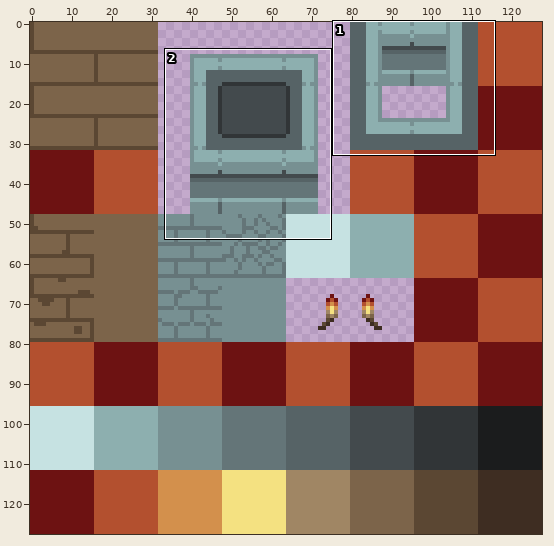
One commit to this sprite sheet: Assets/Sprites/LD48.png. Above, an overview of the earlier version with the close-up marked.
Close-up. As it was:
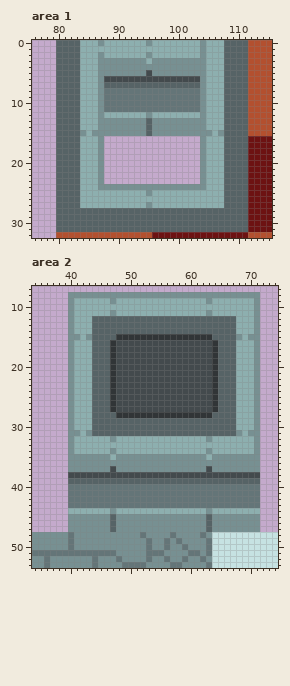
The file is 128x128 pixels. Shown: area 1: x 76..115, y 0..32; area 2: x 34..74, y 7..53.
Once edited:
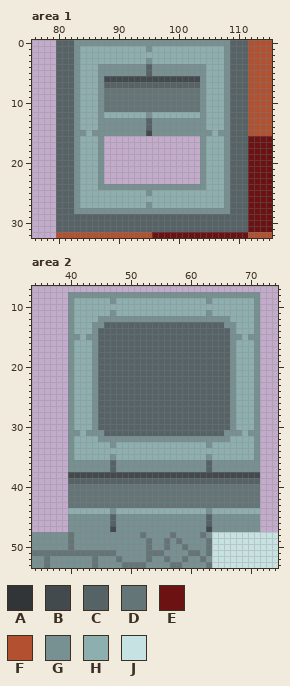
Palette (. is transparent): A #313537  B #434a4d  C #566366  D #647578  E #6d1212  F #b3502f  G #779092  H #8dafaf  J #c6e2e2
What changed:
--- area 1
@@ x 76..115 @@
- 0 ....CCCCHHHGHHHHHHHGHHHHHHHHGHHHCCCCFFFF
- 1 ....CCCCHHHHHHHHHHHHHHHHHHHHGHHHCCCCFFFF
- 2 ....CCCCHHHGHHHHHHHGHHHHHHHHGHHHCCCCFFFF
- 3 ....CCCCHHHGGGGGGGGHGGGGGGGGGHHHCCCCFFFF
- 4 ....CCCCHHHGGGGGGGGGGGGGGGGGGHHHCCCCFFFF
- 5 ....CCCCHHHGGGGGGGGBGGGGGGGGGHHHCCCCFFFF
- 6 ....CCCCHHHGBBBBBBBBBBBBBBBBGHHHCCCCFFFF
- 7 ....CCCCHHHGCCCCCCCCCCCCCCCCGHHHCCCCFFFF
- 8 ....CCCCHHHGDDDDDDDDDDDDDDDDGHHHCCCCFFFF
- 9 ....CCCCHHHGDDDDDDDDDDDDDDDDGHHHCCCCFFFF
-10 ....CCCCHHHGDDDDDDDDDDDDDDDDGHHHCCCCFFFF
-11 ....CCCCHHHGDDDDDDDDDDDDDDDDGHHHCCCCFFFF
-12 ....CCCCHHHGHHHHHHHGHHHHHHHHGHHHCCCCFFFF
-13 ....CCCCHHHGGGGGGGGCGGGGGGGGGHHHCCCCFFFF
-14 ....CCCCHHHGGGGGGGGCGGGGGGGGGHHHCCCCFFFF
-15 ....CCCCGHGGGGGGGGGCGGGGGGGGGGHGCCCCFFFF
-16 ....CCCCHHHG................GHHHCCCCEEEE
-17 ....CCCCHHHG................GHHHCCCCEEEE
-18 ....CCCCHHHG................GHHHCCCCEEEE
-19 ....CCCCHHHG................GHHHCCCCEEEE
-20 ....CCCCHHHG................GHHHCCCCEEEE
-21 ....CCCCHHHG................GHHHCCCCEEEE
-22 ....CCCCHHHG................GHHHCCCCEEEE
-23 ....CCCCHHHG................GHHHCCCCEEEE
-24 ....CCCCHHHGGGGGGGGGGGGGGGGGGHHHCCCCEEEE
-25 ....CCCCHHHHHHHHHHHGHHHHHHHHHHHHCCCCEEEE
-26 ....CCCCHHHHHHHHHHHHHHHHHHHHHHHHCCCCEEEE
-27 ....CCCCHHHHHHHHHHHGHHHHHHHHHHHHCCCCEEEE
-28 ....CCCCCCCCCCCCCCCCCCCCCCCCCCCCCCCCEEEE
+ 0 ....CCCGGGGGGGGGGGGGGGGGGGGGGGGGGCCCFFFF
+ 1 ....CCCGHHHHHHHHHHHGHHHHHHHHHHHHGCCCFFFF
+ 2 ....CCCGHHHHHHHHHHHHHHHHHHHHHHHHGCCCFFFF
+ 3 ....CCCGHHHHHHHHHHHGHHHHHHHHHHHHGCCCFFFF
+ 4 ....CCCGHHHGGGGGGGGCGGGGGGGGGHHHGCCCFFFF
+ 5 ....CCCGHHHGGGGGGGGCGGGGGGGGGHHHGCCCFFFF
+ 6 ....CCCGHHHGBBBBBBBBBBBBBBBBGHHHGCCCFFFF
+ 7 ....CCCGHHHGCCCCCCCCCCCCCCCCGHHHGCCCFFFF
+ 8 ....CCCGHHHGDDDDDDDDDDDDDDDDGHHHGCCCFFFF
+ 9 ....CCCGHHHGDDDDDDDDDDDDDDDDGHHHGCCCFFFF
+10 ....CCCGHHHGDDDDDDDDDDDDDDDDGHHHGCCCFFFF
+11 ....CCCGHHHGDDDDDDDDDDDDDDDDGHHHGCCCFFFF
+12 ....CCCGHHHGHHHHHHHGHHHHHHHHGHHHGCCCFFFF
+13 ....CCCGHHHGGGGGGGGCGGGGGGGGGHHHGCCCFFFF
+14 ....CCCGHHHGGGGGGGGCGGGGGGGGGHHHGCCCFFFF
+15 ....CCCGGHGGGGGGGGGBGGGGGGGGGGHGGCCCFFFF
+16 ....CCCGHHHG................GHHHGCCCEEEE
+17 ....CCCGHHHG................GHHHGCCCEEEE
+18 ....CCCGHHHG................GHHHGCCCEEEE
+19 ....CCCGHHHG................GHHHGCCCEEEE
+20 ....CCCGHHHG................GHHHGCCCEEEE
+21 ....CCCGHHHG................GHHHGCCCEEEE
+22 ....CCCGHHHG................GHHHGCCCEEEE
+23 ....CCCGHHHG................GHHHGCCCEEEE
+24 ....CCCGHHHGGGGGGGGGGGGGGGGGGHHHGCCCEEEE
+25 ....CCCGHHHHHHHHHHHGHHHHHHHHHHHHGCCCEEEE
+26 ....CCCGHHHHHHHHHHHHHHHHHHHHHHHHGCCCEEEE
+27 ....CCCGHHHHHHHHHHHGHHHHHHHHHHHHGCCCEEEE
+28 ....CCCGGGGGGGGGGGGGGGGGGGGGGGGGGCCCEEEE
 29 ....CCCCCCCCCCCCCCCCCCCCCCCCCCCCCCCCEEEE
--- area 2
@@ x 34..74 @@
 11 ......GHHHHHHGHHHHHHHHHHHHHHHGHHHHHHHG...
-12 ......GHHHCCCCCCCCCCCCCCCCCCCCCCCCHHHG...
-13 ......GHHHCCCCCCCCCCCCCCCCCCCCCCCCHHHG...
-14 ......GHHHCCCCCCCCCCCCCCCCCCCCCCCCHHHG...
-15 ......GGHGCCCCAAAAAAAAAAAAAAAACCCCGHGG...
-16 ......GHHHCCCABBBBBBBBBBBBBBBBACCCHHHG...
-17 ......GHHHCCCABBBBBBBBBBBBBBBBACCCHHHG...
-18 ......GHHHCCCABBBBBBBBBBBBBBBBACCCHHHG...
-19 ......GHHHCCCABBBBBBBBBBBBBBBBACCCHHHG...
-20 ......GHHHCCCABBBBBBBBBBBBBBBBACCCHHHG...
-21 ......GHHHCCCABBBBBBBBBBBBBBBBACCCHHHG...
-22 ......GHHHCCCABBBBBBBBBBBBBBBBACCCHHHG...
-23 ......GHHHCCCABBBBBBBBBBBBBBBBACCCHHHG...
-24 ......GHHHCCCABBBBBBBBBBBBBBBBACCCHHHG...
-25 ......GHHHCCCABBBBBBBBBBBBBBBBACCCHHHG...
-26 ......GHHHCCCABBBBBBBBBBBBBBBBACCCHHHG...
-27 ......GHHHCCCABBBBBBBBBBBBBBBBACCCHHHG...
-28 ......GHHHCCCCAAAAAAAAAAAAAAAACCCCHHHG...
-29 ......GHHHCCCCCCCCCCCCCCCCCCCCCCCCHHHG...
-30 ......GHHHCCCCCCCCCCCCCCCCCCCCCCCCHHHG...
-31 ......GGHGCCCCCCCCCCCCCCCCCCCCCCCCGHGG...
-32 ......GHHHHHHGHHHHHHHHHHHHHHHGHHHHHHHG...
-33 ......GHHHHHHHHHHHHHHHHHHHHHHHHHHHHHHG...
-34 ......GHHHHHHGHHHHHHHHHHHHHHHGHHHHHHHG...
-35 ......GGGGGGGHGGGGGGGGGGGGGGGHGGGGGGGG...
-36 ......GGGGGGGGGGGGGGGGGGGGGGGGGGGGGGGG...
-37 ......GGGGGGGBGGGGGGGGGGGGGGGBGGGGGGGG...
+12 ......GHHHHGGGGGGGGGGGGGGGGGGGGGGHHHHG...
+13 ......GHHHGGCCCCCCCCCCCCCCCCCCCCGGHHHG...
+14 ......GHHHGCCCCCCCCCCCCCCCCCCCCCCGHHHG...
+15 ......GGHGGCCCCCCCCCCCCCCCCCCCCCCGGHGG...
+16 ......GHHHGCCCCCCCCCCCCCCCCCCCCCCGHHHG...
+17 ......GHHHGCCCCCCCCCCCCCCCCCCCCCCGHHHG...
+18 ......GHHHGCCCCCCCCCCCCCCCCCCCCCCGHHHG...
+19 ......GHHHGCCCCCCCCCCCCCCCCCCCCCCGHHHG...
+20 ......GHHHGCCCCCCCCCCCCCCCCCCCCCCGHHHG...
+21 ......GHHHGCCCCCCCCCCCCCCCCCCCCCCGHHHG...
+22 ......GHHHGCCCCCCCCCCCCCCCCCCCCCCGHHHG...
+23 ......GHHHGCCCCCCCCCCCCCCCCCCCCCCGHHHG...
+24 ......GHHHGCCCCCCCCCCCCCCCCCCCCCCGHHHG...
+25 ......GHHHGCCCCCCCCCCCCCCCCCCCCCCGHHHG...
+26 ......GHHHGCCCCCCCCCCCCCCCCCCCCCCGHHHG...
+27 ......GHHHGCCCCCCCCCCCCCCCCCCCCCCGHHHG...
+28 ......GHHHGCCCCCCCCCCCCCCCCCCCCCCGHHHG...
+29 ......GHHHGCCCCCCCCCCCCCCCCCCCCCCGHHHG...
+30 ......GHHHGCCCCCCCCCCCCCCCCCCCCCCGHHHG...
+31 ......GGHGGGCCCCCCCCCCCCCCCCCCCCGGGHGG...
+32 ......GHHHHGGGGGGGGGGGGGGGGGGGGGGHHHHG...
+33 ......GHHHHHHGHHHHHHHHHHHHHHHGHHHHHHHG...
+34 ......GHHHHHHHHHHHHHHHHHHHHHHHHHHHHHHG...
+35 ......GHHHHHHGHHHHHHHHHHHHHHHGHHHHHHHG...
+36 ......GGGGGGGCGGGGGGGGGGGGGGGCGGGGGGGG...
+37 ......GGGGGGGCGGGGGGGGGGGGGGGCGGGGGGGG...
 38 ......BBBBBBBBBBBBBBBBBBBBBBBBBBBBBBBB...
@@ x 45..65 @@
 46 GGCGGGGGGGGGGGGGGGCGG
-47 GGCGGGGGGGGGGGGGGGCGG
+47 GGBGGGGGGGGGGGGGGGBGG
 48 GGGGGGGDGGGGDGGGGDGJJ
Changed places in both close-ups, as pixel boxes (x1, y1, x2, y2):
changed: (74, 40, 230, 214)
changed: (74, 316, 254, 472)
changed: (110, 526, 116, 532)
changed: (206, 526, 212, 532)
